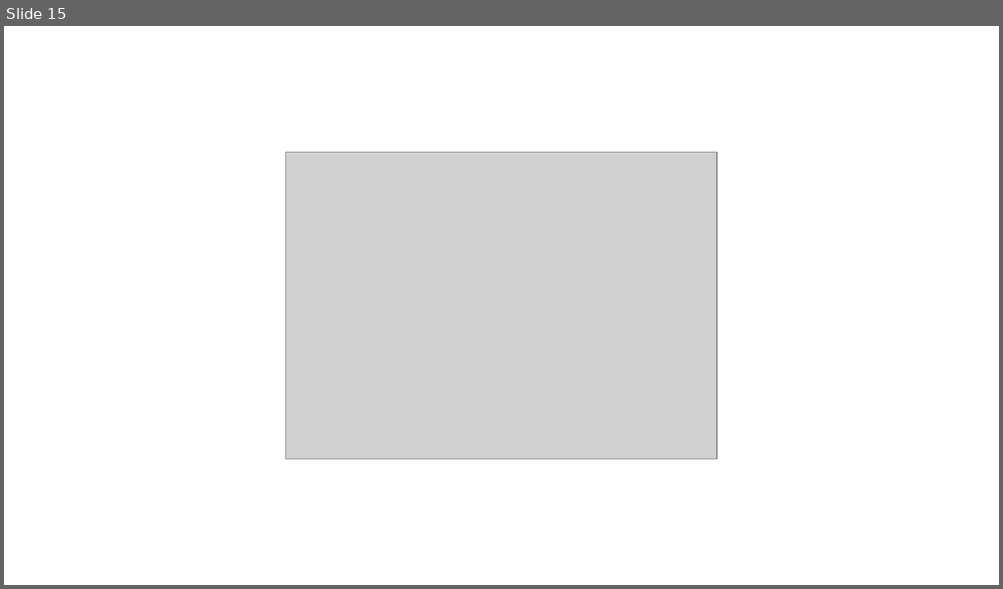
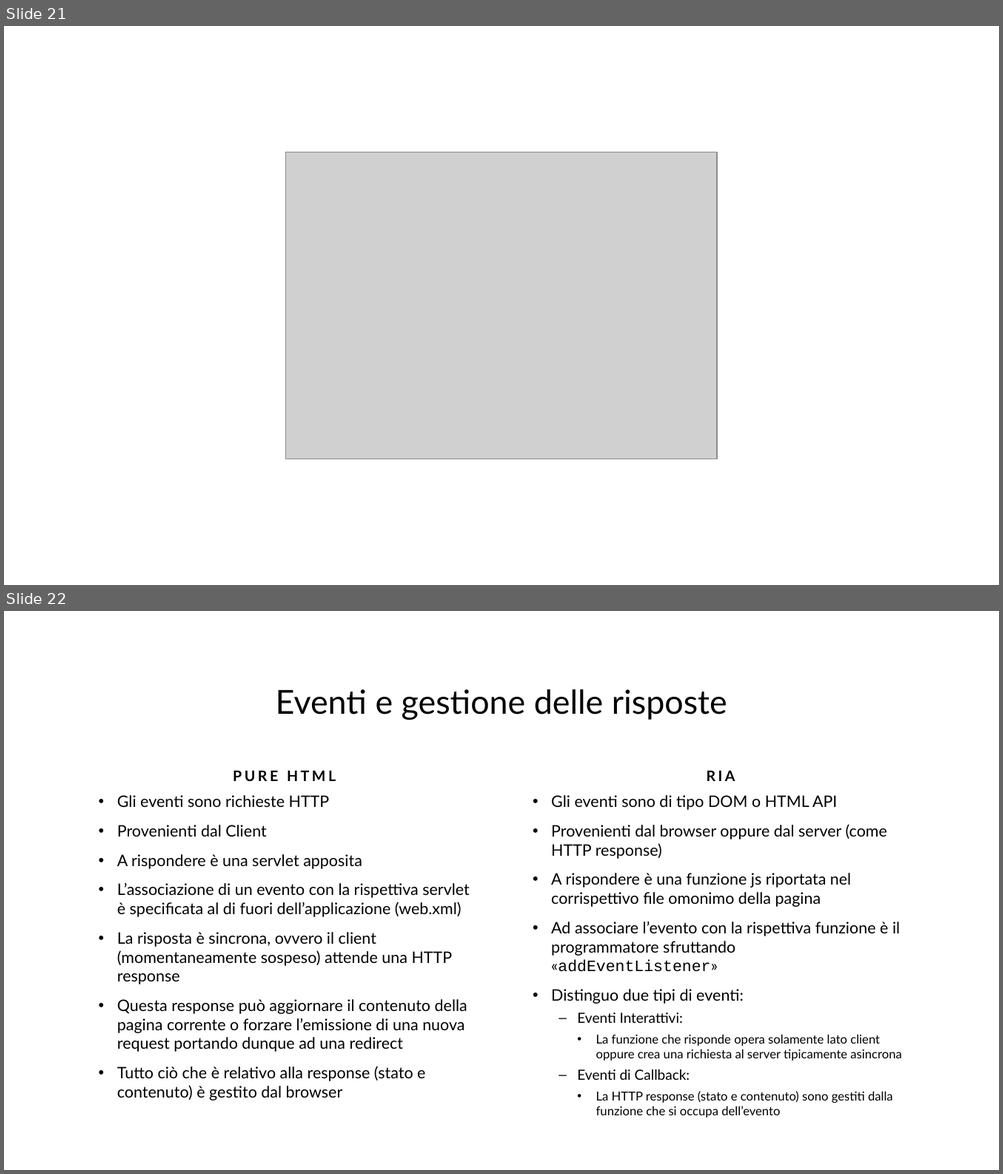
Before and after one commit to MattiaBelfiore/Tiw, a slide deck: Documentazione.pptx. Shown one above the other, each under a label of ours: slide 15 before the commit, slides 21 and 22 after it. The pictures are 1003x589 and 1003x1174 pixels, drawn with LibreOffice and Linux fonts; fonts in the diff are those of the drawing; grey boxes stand for pictures. Boxes give left, top, right and bottom in pixels: in the first picture for what was removed or moved away, otherwise in the second. Text is boxed around its words. In the diff, an @@ line names an element or a change of style, - is before the commit and + after.

```diff
--- a/Documentazione.pptx
+++ b/Documentazione.pptx
@@ slide 22 added at <box>4,611,999,1170</box>, background #FFFFFF @@
@@ text added at <box>276,689,727,721</box>, 32 pt, text #000000 @@
+Eventi e gestione delle risposte
@@ text added at <box>233,770,336,781</box>, 14 pt, text #000000, bold @@
+PURE HTML
@@ text added at <box>706,770,735,781</box>, 14 pt, text #000000, bold @@
+RIA
@@ text added at <box>117,795,469,1101</box>, 15.3 pt, text #000000 @@
+• Gli eventi sono richieste HTTP
+• Provenienti dal Client
+• A rispondere è una servlet apposita
+• L’associazione di un evento con la rispettiva servlet è specificata al di fuori dell’applicazione (web.xml)
+• La risposta è sincrona, ovvero il client (momentaneamente sospeso) attende una HTTP response
+• Questa response può aggiornare il contenuto della pagina corrente o forzare l’emissione di una nuova request portando dunque ad una redirect
+• Tutto ciò che è relativo alla response (stato e contenuto) è gestito dal browser
@@ text added at <box>551,795,901,1118</box>, 15.3 pt, text #000000 @@
+• Gli eventi sono di tipo DOM o HTML API
+• Provenienti dal browser oppure dal server (come HTTP response)
+• A rispondere è una funzione js riportata nel corrispettivo file omonimo della pagina
+• Ad associare l’evento con la rispettiva funzione è il programmatore sfruttando «addEventListener»
+• Distinguo due tipi di eventi:
+  – Eventi Interattivi:
+    • La funzione che risponde opera solamente lato client oppure crea una richiesta al server tipicamente asincrona
+  – Eventi di Callback:
+    • La HTTP response (stato e contenuto) sono gestiti dalla funzione che si occupa dell’evento
@@ what was slide 15 is now slide 21 @@
```
Also in this commit, not shown: 2 slides changed, 7 other slides added, 1 slide removed, 4 other files.
